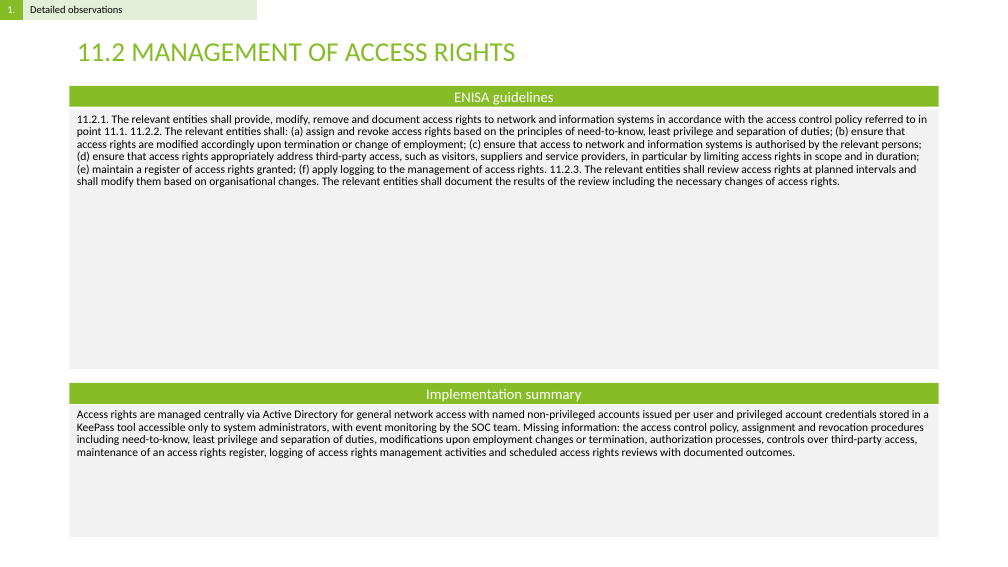
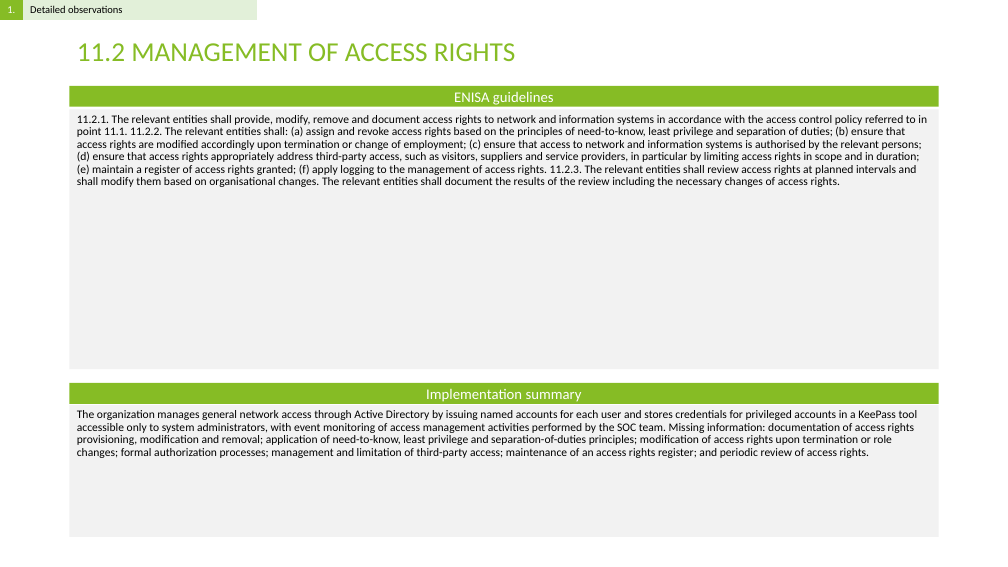
Before and after one commit to Rokas01/tprm, a slide deck: slide 4 of filename.pptx. Drawn at 1008x567 pixels with LibreOffice and Linux fonts; fonts in the diff are those of the drawing. Boxes give left, top, right and bottom in pixels: in the first picture for what was removed or moved away, otherwise in the second. Text is boxed around its words. In the diff, an @@ line names an element or a change of style, - is before the commit and + after.

```diff
--- a/filename.pptx
+++ b/filename.pptx
@@ text at (77,410,918,458): text changed @@
-Access rights are managed centrally via Active Directory for general network access with named non-privileged accounts issued per user and privileged account credentials stored in a KeePass tool accessible only to system administrators, with event monitoring by the SOC team. Missing information: the access control policy, assignment and revocation procedures including need-to-know, least privilege and separation of duties, modifications upon employment changes or termination, authorization processes, controls over third-party access, maintenance of an access rights register, logging of access rights management activities and scheduled access rights reviews with documented outcomes.
+The organization manages general network access through Active Directory by issuing named accounts for each user and stores credentials for privileged accounts in a KeePass tool accessible only to system administrators, with event monitoring of access management activities performed by the SOC team. Missing information: documentation of access rights provisioning, modification and removal; application of need-to-know, least privilege and separation-of-duties principles; modification of access rights upon termination or role changes; formal authorization processes; management and limitation of third-party access; maintenance of an access rights register; and periodic review of access rights.
```
Also in this commit, not shown: 13 other slides changed, 1 other file.
